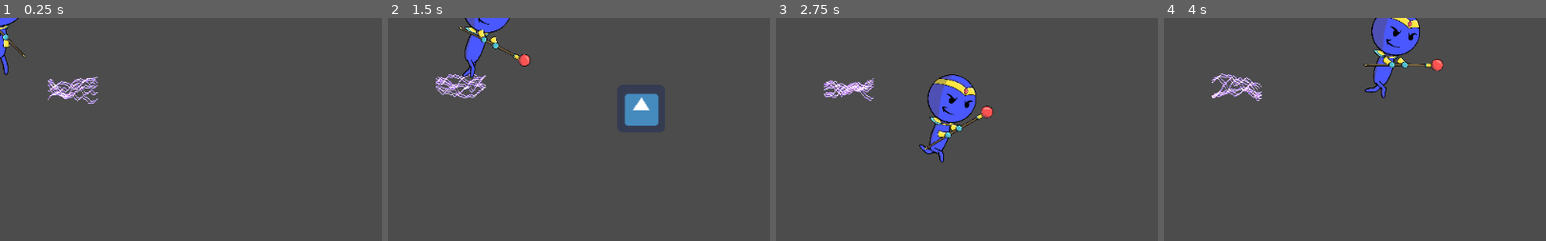
Above: before the commit, frames 1-4 (left to right).
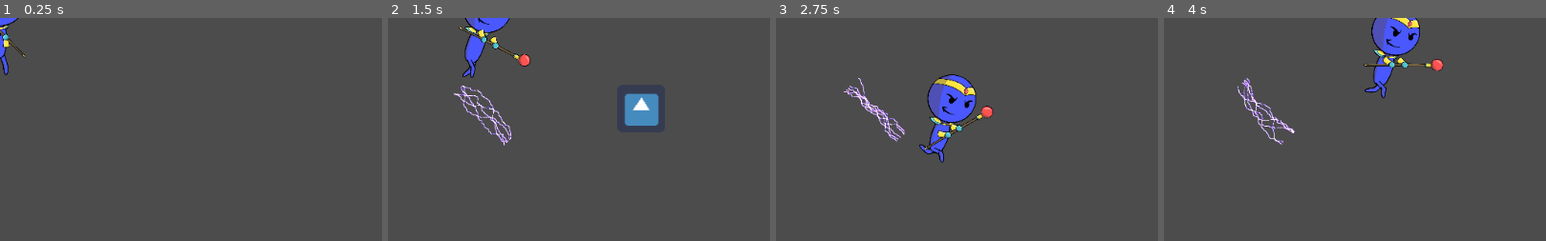
Above: after the commit, the same moments.

Repository: harchrisdytian/SUNY_Wowie_jam_2021
Game: Godot game, scene res://test_levels/Christian_test.tscn
Same seed, same stepped clock (60 frames per second), same inputs: the game is played once before the commit and once after it. The project has no main scene, so this scene is started directly. The engine's default icon, where the game draws it, is replaced by a stand-in: a white triangle on a blue panel in a dark square.
Inputs (mouse positions are % of the whole screen's width and height, from its top left):
- Up to frame 1 (0.25 s): no input
- Up to frame 2 (1.5 s): move the mouse to (72, 45) at 0.52 s; hold D (right) 0.53-1.28 s; click (72, 45) at 0.67 s; move the mouse to (30, 55) at 1.27 s; hold S (backwards) from 1.28 s (still down)
- Up to frame 3 (2.75 s): move the mouse to (60, 28) at 2.02 s; release S (backwards) at 2.03 s; hold D (right) from 2.03 s (still down)
- Up to frame 4 (4 s): move the mouse to (45, 70) at 2.77 s; release D (right) at 2.78 s; hold W (forward) 2.78-3.53 s; click (45, 70) at 2.92 s; move the mouse to (80, 65) at 3.52 s; hold A (left) from 3.53 s (still down)
The pictures show only the part of the screen within x 0-50%, y 0-50%; the shares and areas given below are measured in that part.

The runs differ from the first frame. In frame 1, 0.8% of the frame differs, in the area x 12-26%, y 26-39%; in frame 2, 1.5%, in the area x 12-33%, y 24-58%; in frame 3, 1.3%; in frame 4, 1.4%.
Error before the commit: Parse Error: Unindent does not match any outer indentation level. (res://lightning/lightning)

Commit message:
Update lightning .gd

Diff:
--- a/Development/lightning/lightning .gd
+++ b/Development/lightning/lightning .gd
@@ -15,13 +15,14 @@
 	var next_body = null
 	for child_num in range($effects.get_child_count()):# loops threw all children
 
-		bodies = $effects.get_child(child_num).get_overlapping_bodies() #gets all bodies in area
+		bodies = $effects.get_child(child_num).get_overlapping_bodies()
+		yield(get_tree().create_timer(0.3),"timeout")#gets all bodies in area
 		if bodies != null: #checks if body
 			var child = $effects.get_child(child_num)#gets current child
 			next_body = null #resets bodies
 			for body in bodies:#checks each body in range
+				if body.is_in_group('enemies'): #checks if it is an enemy
 					print(child_num) # sets the area to the next enemy
-				if body.is_in_group('enemies'): #checks if it is an enemy
 					if next_body == null:
 						next_body = body
 					else:
@@ -30,5 +31,4 @@
 							enemies.append(body)
 			if next_body != null: #checks if it not
 					child.global_position = next_body.global_position
-			yield(get_tree().create_timer(0.2),"timeout")
 #
